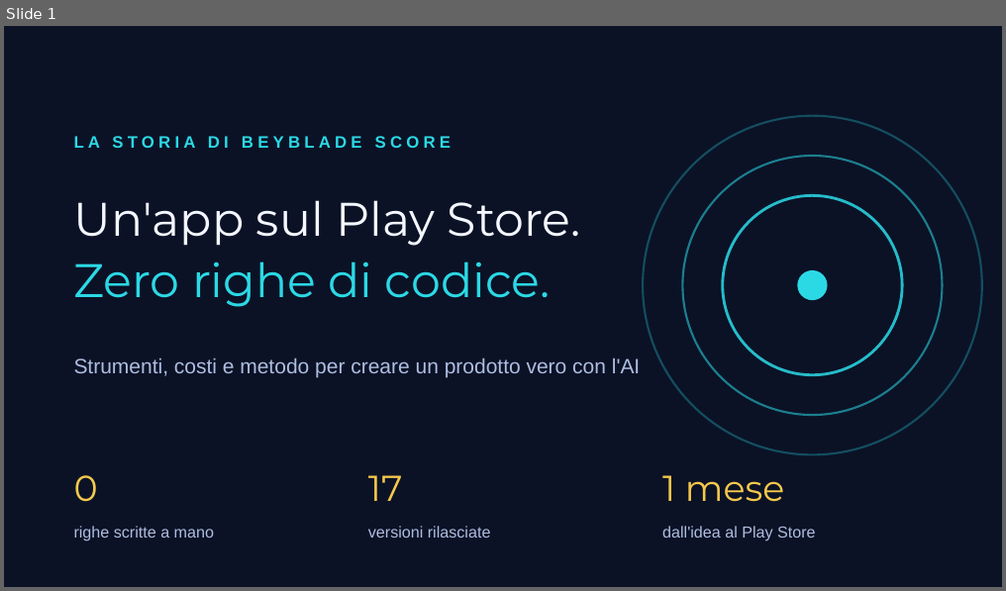
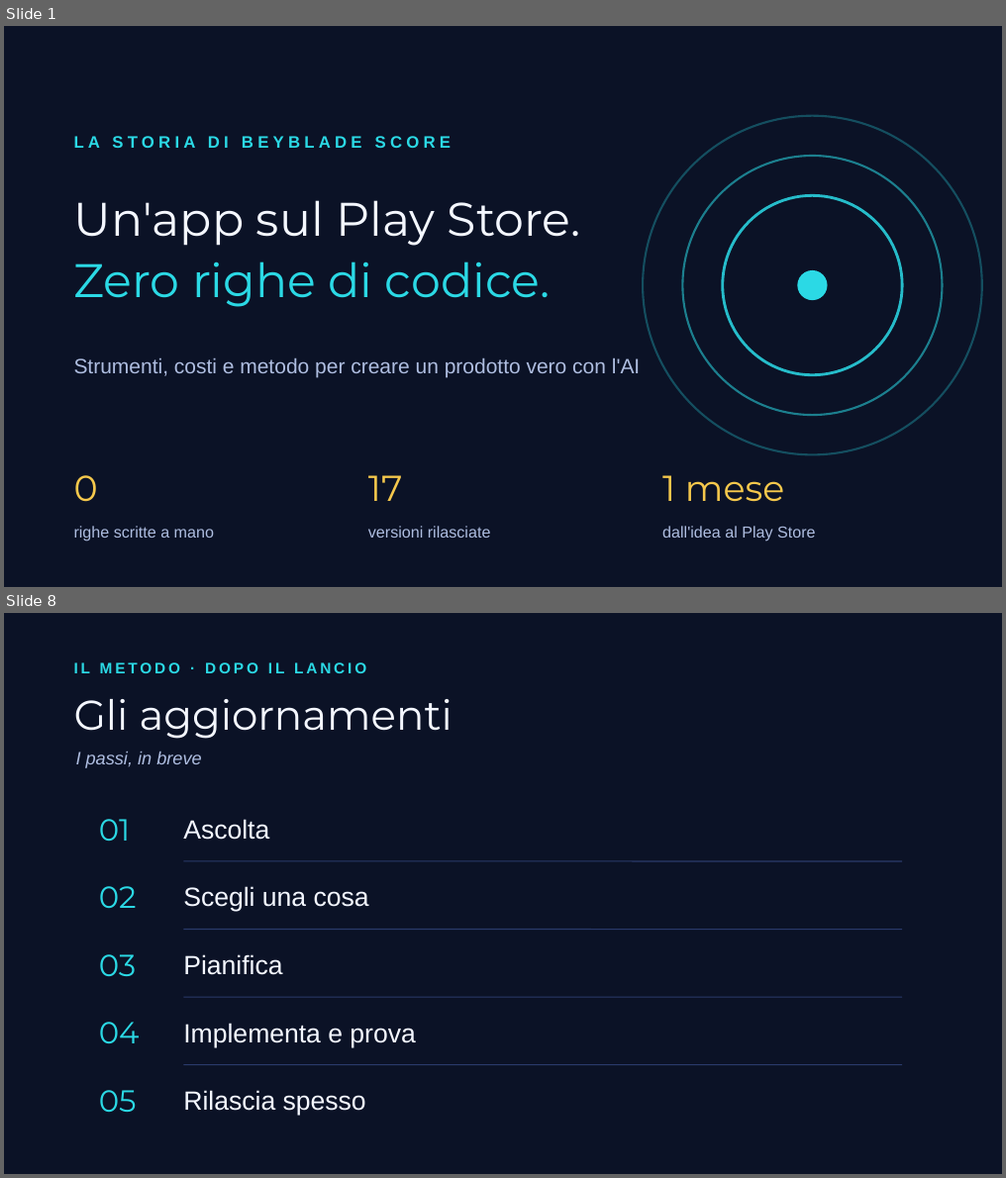
Before and after one commit to albertocabasvidani/beybladex-score, a slide deck: video/slide-video-ai.pptx. Shown one above the other, each under a label of ours: slide 1 before the commit, slides 1 and 8 after it; the slides between them are not shown. The pictures are 1006x591 and 1006x1178 pixels, drawn with LibreOffice and Linux fonts; fonts in the diff are those of the drawing. Boxes give left, top, right and bottom in pixels: in the first picture for what was removed or moved away, otherwise in the second. Text is boxed around its words. In the diff, an @@ line names an element or a change of style, - is before the commit and + after.

```diff
--- a/video/slide-video-ai.pptx
+++ b/video/slide-video-ai.pptx
@@ slide 8 added at (4, 613, 1002, 1174), background #0B1226 @@
@@ text added at (74, 663, 366, 673), 11 pt, text #2BD9E5, bold @@
+IL METODO · DOPO IL LANCIO
@@ text added at (74, 699, 452, 739), 30 pt, text #F4F7FF @@
+Gli aggiornamenti
@@ text added at (76, 752, 201, 768), 13 pt, text #AEBDE0, italic @@
+I passi, in breve
@@ text added at (99, 819, 130, 841), 22 pt, text #2BD9E5 @@
+01
@@ text added at (183, 819, 269, 840), 19 pt, text #F4F7FF @@
+Ascolta
@@ line added from (183, 861) to (902, 861), #2A3A6B 0.75 pt @@
@@ text added at (99, 886, 137, 908), 22 pt, text #2BD9E5 @@
+02
@@ text added at (183, 886, 369, 912), 19 pt, text #F4F7FF @@
+Scegli una cosa
@@ line added from (183, 930) to (902, 930), #2A3A6B 0.75 pt @@
@@ text added at (99, 955, 136, 976), 22 pt, text #2BD9E5 @@
+03
@@ text added at (183, 955, 282, 975), 19 pt, text #F4F7FF @@
+Pianifica
@@ line added from (183, 997) to (902, 997), #2A3A6B 0.75 pt @@
@@ text added at (99, 1022, 140, 1044), 22 pt, text #2BD9E5 @@
+04
@@ text added at (183, 1023, 415, 1048), 19 pt, text #F4F7FF @@
+Implementa e prova
@@ line added from (183, 1065) to (902, 1065), #2A3A6B 0.75 pt @@
@@ text added at (99, 1090, 137, 1112), 22 pt, text #2BD9E5 @@
+05
@@ text added at (183, 1090, 366, 1115), 19 pt, text #F4F7FF @@
+Rilascia spesso
```
Also in this commit, not shown: 6 slides changed, 5 other slides added, 1 other file.
